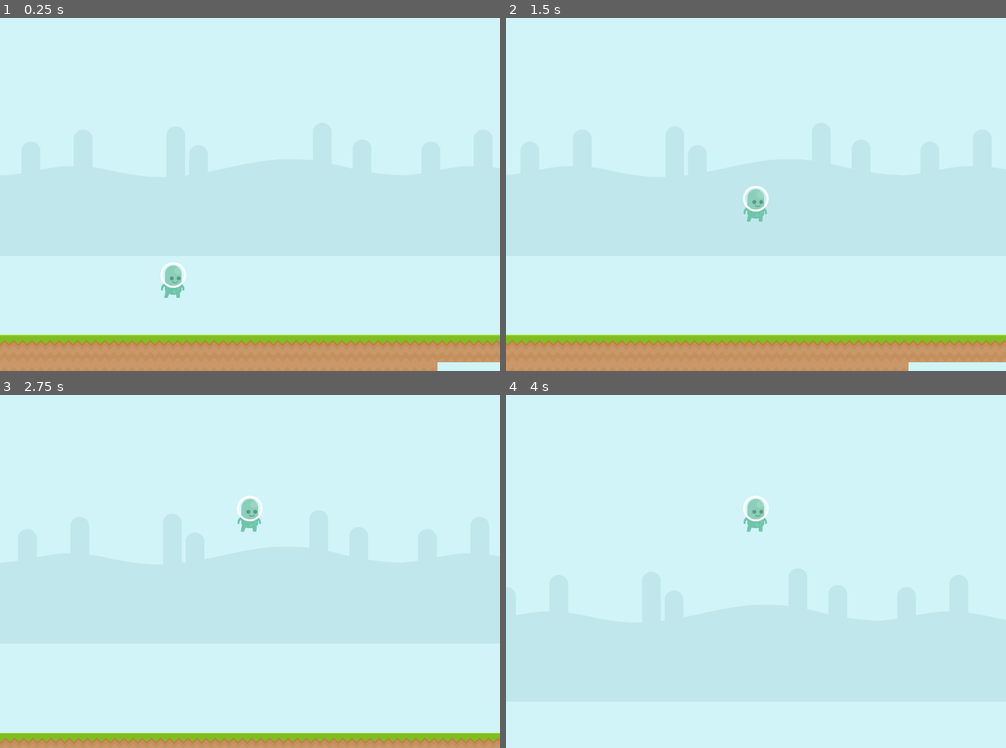
Above: before the commit, frames 1-4 (two rows, left to right).
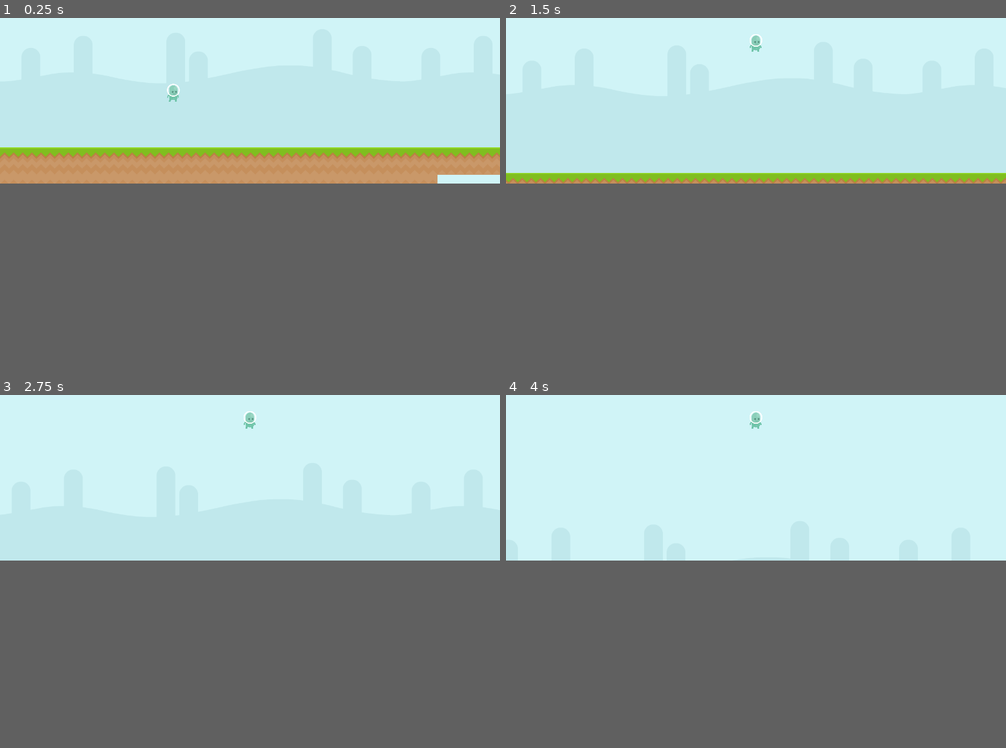
Above: after the commit, the same moments.

Repository: RafaelForbeck/the-way
Game: Godot game, scene res://scenes/phase.tscn
The game is run twice, just before and just after one commit, with the same random seed, the same clock (stepped at 60 frames per second) and the same inputs.
Inputs:
- Up to frame 1 (0.25 s): no input
- Up to frame 2 (1.5 s): tap Enter (jump) at 0.5, 0.6, 0.77, 1.07, 1.35 s; hold Right (move_right) from 0.53 s (still down)
- Up to frame 3 (2.75 s): tap Enter (jump) at 1.52, 1.82, 2.1 s; release Right (move_right) at 2.03 s; hold Left (move_left) from 2.03 s (still down)
- Up to frame 4 (4 s): release Left (move_left) at 2.78 s; hold Right (move_right) from 2.78 s (still down); tap Enter (jump) at 2.85, 3.02, 3.32, 3.6, 3.77 s; tap Space at 3.5 s
In our replay, the window is 800x750 before the commit and 800x450 after it. These sizes can differ from the game's own. Grey fills any space a smaller window leaves; there, only what the larger window draws over its background counts as a difference.

The runs differ from the first frame. In frame 1, 20% of the frame differs, in the area x 0-100%, y 18-100%; in frame 2, 13%; in frame 3, 4.7%; in frame 4, 0.4%.

Commit message:
feat: player control adjustments

Diff:
--- a/entities/player.tscn
+++ b/entities/player.tscn
@@ -53,6 +53,7 @@
 height = 84.0
 
 [node name="Player" type="CharacterBody2D"]
+scale = Vector2(0.5, 0.5)
 collision_mask = 2
 script = ExtResource("1_57enj")
 
@@ -60,7 +61,7 @@
 sprite_frames = SubResource("SpriteFrames_n1v54")
 animation = &"idle"
 autoplay = "idle"
-frame_progress = 0.805084
+frame_progress = 0.0279317
 
 [node name="CollisionShape2D" type="CollisionShape2D" parent="."]
 position = Vector2(1, 3)
@@ -68,5 +69,4 @@
 
 [node name="Camera2D" type="Camera2D" parent="."]
 limit_left = 0
-limit_right = 2000
 limit_bottom = 512
--- a/project.godot
+++ b/project.godot
@@ -18,7 +18,7 @@
 [display]
 
 window/size/viewport_width=1280
-window/size/viewport_height=1200
+window/size/viewport_height=720
 window/size/mode=2
 window/stretch/mode="canvas_items"
 
--- a/scripts/player.gd
+++ b/scripts/player.gd
@@ -1,25 +1,22 @@
 extends CharacterBody2D
 
-
-const SPEED = 300.0
-const JUMP_VELOCITY = -400.0
-
+@export var max_speed = 300.0
+@export var deceleration = 1200.0
+@export var acceleration = 1600.0
+@export var jump_velocity = -400.0
 
 func _physics_process(delta: float) -> void:
-	# Add the gravity.
+
 	if not is_on_floor():
 		velocity += get_gravity() * delta
 
-	# Handle jump.
 	if Input.is_action_just_pressed("jump"): # and is_on_floor():
-		velocity.y = JUMP_VELOCITY
+		velocity.y = jump_velocity
 
-	# Get the input direction and handle the movement/deceleration.
-	# As good practice, you should replace UI actions with custom gameplay actions.
 	var direction := Input.get_axis("move_left", "move_right")
 	if direction:
-		velocity.x = direction * SPEED
+		velocity.x = move_toward(velocity.x, max_speed * direction, acceleration * delta)
 	else:
-		velocity.x = move_toward(velocity.x, 0, SPEED)
+		velocity.x = move_toward(velocity.x, 0, deceleration * delta)
 
 	move_and_slide()
